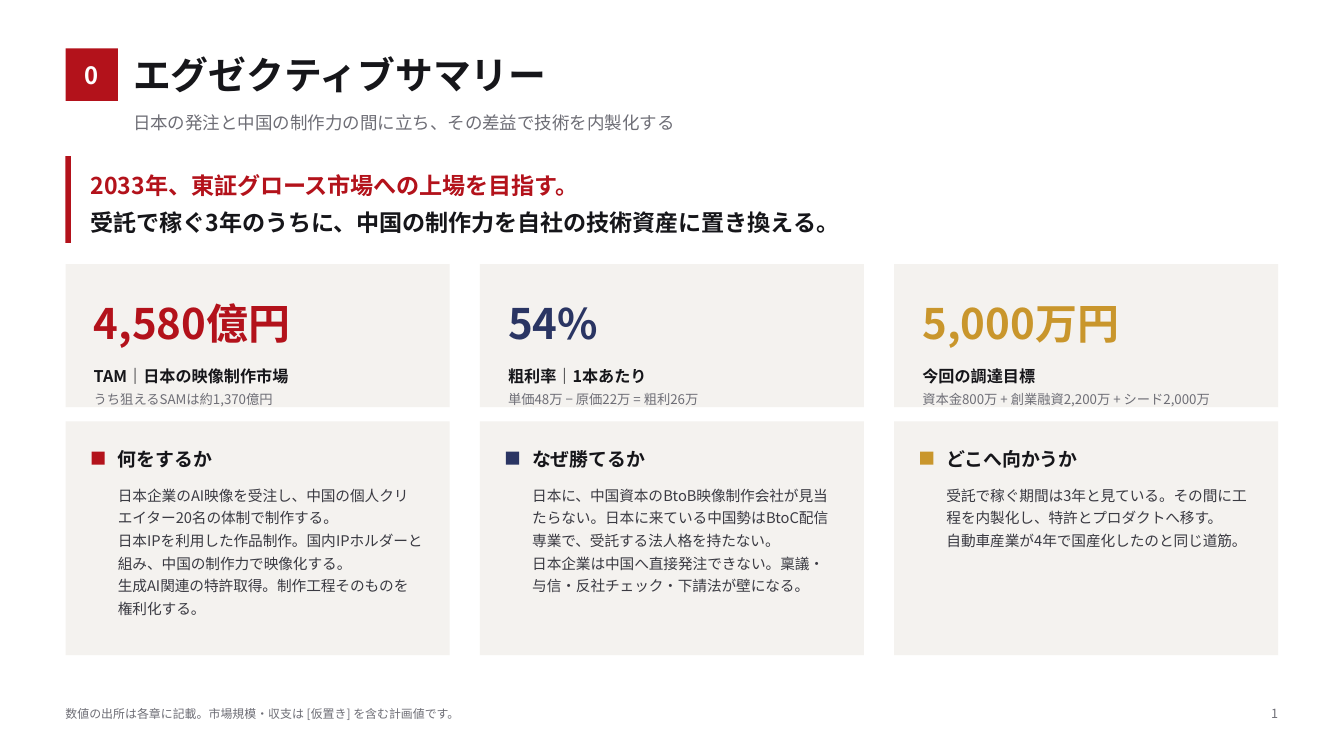
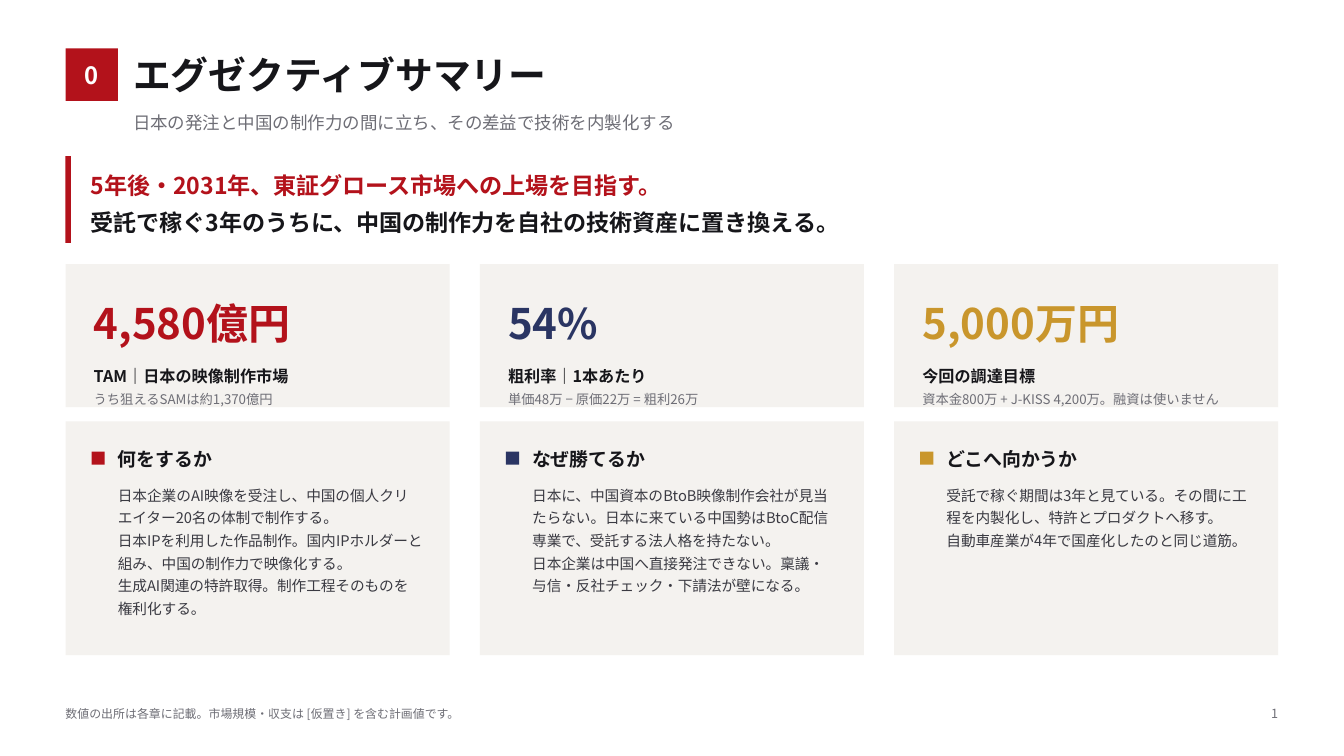
Before and after one commit to bpn333333/test, a slide deck: slide 2 of 投資家向け企画書.pptx. Drawn at 1344x756 pixels with LibreOffice and Linux fonts; fonts in the diff are those of the drawing. Boxes give left, top, right and bottom in pixels: in the first picture for what was removed or moved away, otherwise in the second. Text is boxed around its words. In the diff, an @@ line names an element or a change of style, - is before the commit and + after.

```diff
--- a/投資家向け企画書.pptx
+++ b/投資家向け企画書.pptx
@@ text at <box>91,174,662,196</box>: text changed @@
-2033年、東証グロース市場への上場を目指す。
+5年後・2031年、東証グロース市場への上場を目指す。
@@ text at <box>922,393,1219,406</box>: text changed @@
-資本金800万 + 創業融資2,200万 + シード2,000万
+資本金800万 + J-KISS 4,200万。融資は使いません
```
Also in this commit, not shown: 11 other slides changed, 1 slide added.
